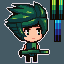
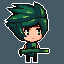
The second w=64, h=64 image is a revision of the first. Changes to its layers:
hid "Layer 14" over box(50, 0, 64, 20)
added group "1" with 2 layers above "Layer 12" over box(4, 1, 50, 63)
moved "Layer 17" into group "1", painted on it over box(18, 46, 50, 58)
removed layer "Layer 11" over box(5, 2, 61, 62)
removed layer "Layer 15" over box(4, 1, 49, 40)
removed layer "Layer 13" over box(26, 46, 37, 55)
moved "Layer 10" into group "1", painted on it over box(4, 1, 49, 63)
